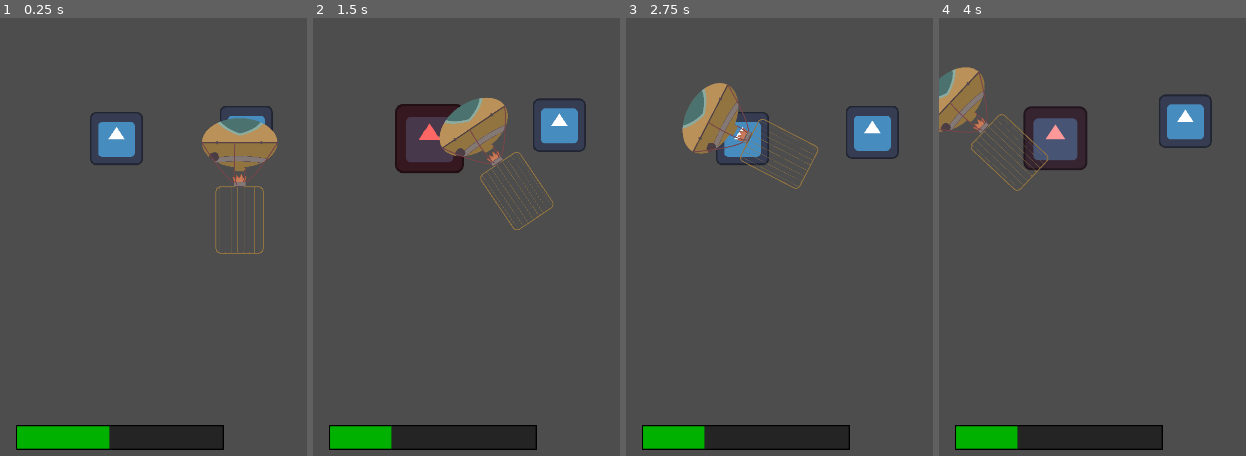
Above: before the commit, frames 1-4 (left to right).
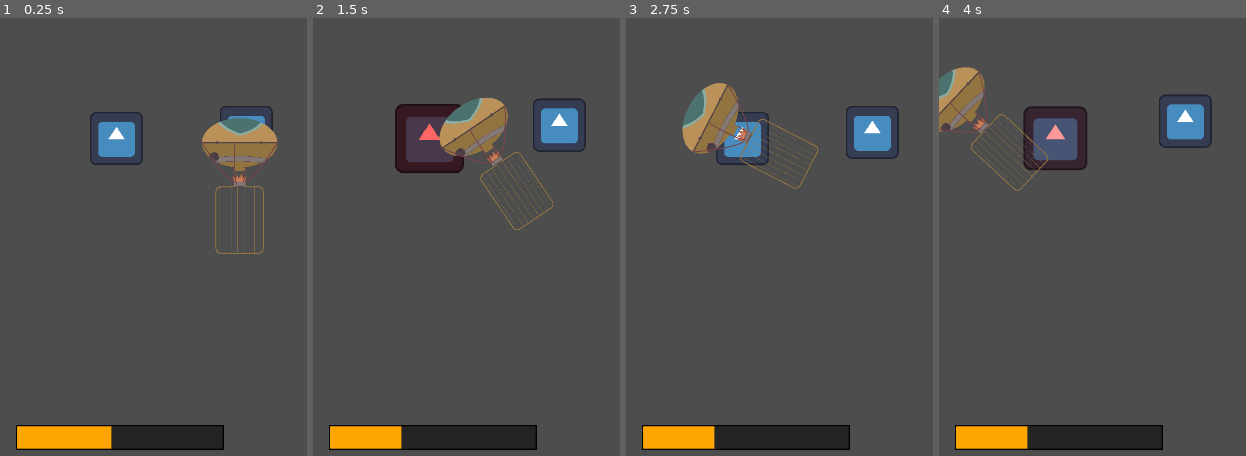
Above: after the commit, the same moments.

Repository: panorb/ludum-dare-53
Game: Godot game, scene res://world.tscn
Two runs of this game, one before a commit and one after it. Both use one fixed random seed, a clock stepped at 60 frames per second and the inputs below. The engine's default icon, where the game draws it, is replaced by a stand-in: a white triangle on a blue panel in a dark square.
Inputs (mouse positions are in pixels of both pictures, inside the frame that each line leads up to):
- Up to frame 1 (0.25 s): no input
- Up to frame 2 (1.5 s): tap Enter (ui_accept) at 0.5, 0.77 s; move the mouse to (outside the picture) at 0.52 s; press the mouse at (outside the picture) at 0.53 s; move the mouse to (552, 263) at 1.27 s; release the mouse at (552, 263) at 1.28 s; click (552, 263) at 1.35 s
- Up to frame 3 (2.75 s): tap Enter (ui_accept) at 1.52 s; move the mouse to (outside the picture) at 2.02 s; press the mouse at (outside the picture) at 2.03 s
- Up to frame 4 (4 s): move the mouse to (outside the picture) at 2.77 s; release the mouse at (outside the picture) at 2.78 s; click (outside the picture) at 2.85 s; tap Enter (ui_accept) at 3.02, 3.77 s; move the mouse to (outside the picture) at 3.52 s; press the mouse at (outside the picture) at 3.53 s

The runs differ from the first frame. In frame 1, 1.6% of the frame differs, in the area x 5-37%, y 93-99%; in frame 2, 1.2%; in frame 3, 1.2%; in frame 4, 1.2%.

Commit message:
Change color of bar.

Diff:
--- a/godot/game/ui/healthbar.gd
+++ b/godot/game/ui/healthbar.gd
@@ -1,9 +1,27 @@
 extends Control
+
+@export var healthy_color: Color = Color.DARK_GREEN
+@export var warning_color: Color = Color.ORANGE
+@export var danger_color: Color = Color.RED
+
+@export var warning_amount: float = 0.5
+@export var danger_amount: float = 0.25
 
 
 func _on_health_updated(amount) -> void:
 	var health = self.value - amount
+
 	_tween(health)
+	_assign_color(health)
+
+
+func _assign_color(amount) -> void:
+	if amount < self.max_value * danger_amount:
+		self.tint_progress = danger_color
+	elif amount < self.max_value * warning_amount:
+		self.tint_progress = warning_color
+	else:
+		self.tint_progress = healthy_color
 
 
 func _tween(value) -> void:
@@ -13,4 +31,4 @@
 
 # for testing purposes
 func _ready():
-	_on_health_updated(20)
+	_on_health_updated(15)
